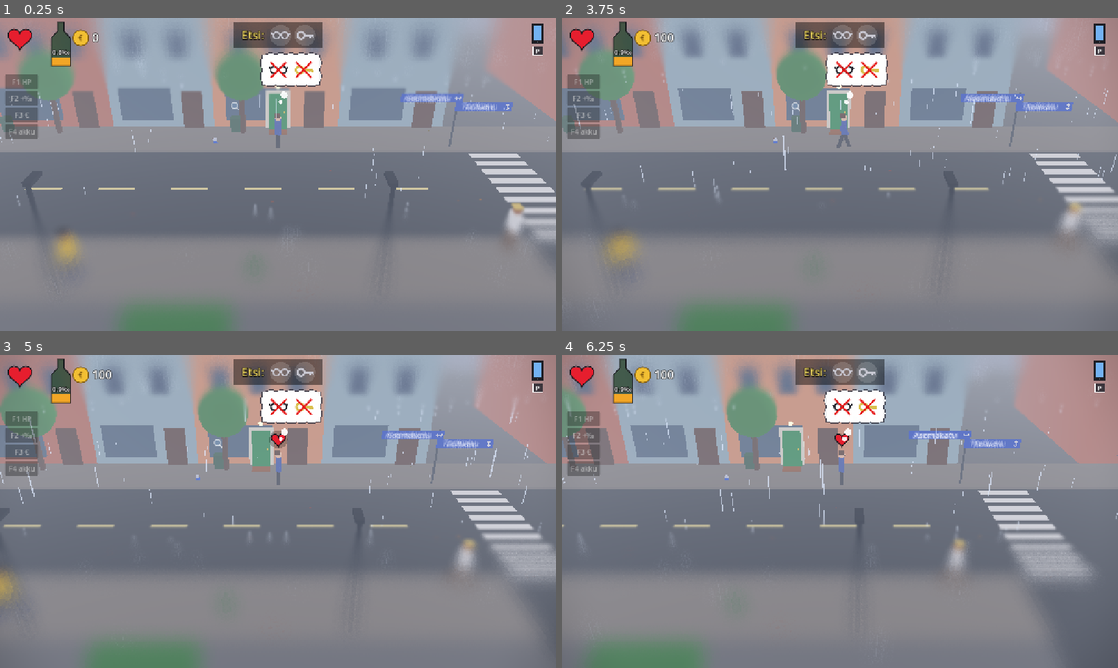
Above: before the commit, frames 1-4 (two rows, left to right).
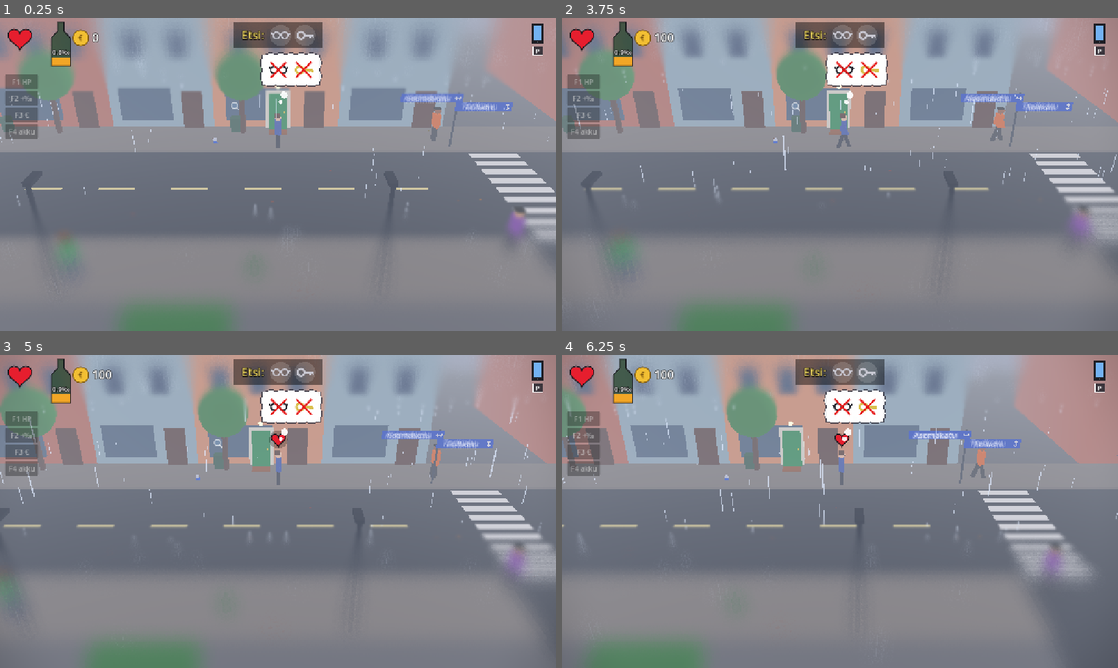
Above: after the commit, the same moments.

Repository: Ecculi/GoodMorningMoonshine
Game: Godot game, scene res://scenes/main.tscn
Same seed, same stepped clock (60 frames per second), same inputs: the game is played once before the commit and once after it.
Inputs (mouse positions are in pixels of both pictures, inside the frame that each line leads up to):
- Up to frame 1 (0.25 s): no input
- Up to frame 2 (3.75 s): click "F1 HP" at 0.5 s; click "F2 +‰" at 1.25 s; click "F3 €" at 2 s; click "F4 akku" at 2.75 s; tap Enter at 3.5 s; move the mouse to (962, 158) at 3.52 s; hold Right (move_right) from 3.53 s (still down); hold Space (action) from 3.53 s (still down); click (962, 158) at 3.67 s
- Up to frame 3 (5 s): release Right (move_right) at 4.25 s; release Space (action) at 4.25 s; drag from (166, 527) to (250, 574) at 4.27 s
- Up to frame 4 (6.25 s): move the mouse to (895, 442) at 5.02 s; hold Right (move_right) 5.03-5.75 s; tap Z at 5.1 s; drag from (812, 574) to (673, 464) at 5.77 s

The runs differ from the first frame. In frame 1, 0.8% of the frame differs, in the area x 9-95%, y 28-80%; in frame 2, 1.1%, in the area x 7-95%, y 28-80%; in frame 3, 0.9%; in frame 4, 0.7%.

Commit message:
Knocked out 2-4 times (per person), they stay out cold
Co-Authored-By: Claude Opus 5.5 <noreply@anthropic.com>
Claude-Session: https://claude.ai/code/session_014p1PeeGbmYxJmsVU4HYhz4

Diff:
--- a/scripts/npc.gd
+++ b/scripts/npc.gd
@@ -25,6 +25,10 @@
 const DAZE_TIME_MIN := 3.0
 const DAZE_TIME_MAX := 5.0
 var _ko_time := KO_TIME
+## Knocked out this many times; at _ko_limit (2-4, per person) they stay
+## out cold and don't get up any more.
+var _ko_count := 0
+var _ko_limit := 3
 ## True while out only briefly (thrown item): gets up and carries on.
 var _dazed := false
 const LEAVE_SPEED := 0.9
@@ -75,6 +79,7 @@
 	position = Vector3(x, 0, z)
 	dir = d
 	role = who
+	_ko_limit = rng.randi_range(2, 4)
 	speed = rng.randf_range(1.0, 1.6)
 	telegraphs = rng.randf() < 0.6
 	var skin: Color = SKINS[rng.randi() % SKINS.size()]
@@ -170,7 +175,9 @@
 			if _ragdoll != null:
 				var t: Vector3 = _ragdoll.torso_position()
 				position = Vector3(t.x, 0.0, clampf(t.z, -7.4, 5.2))
-			if _timer > _ko_time and _dazed:
+			if _ko_count >= _ko_limit:
+				pass  # out cold for good: stays down
+			elif _timer > _ko_time and _dazed:
 				# Came round after a thrown hit: back up and angry.
 				_dazed = false
 				_ko_time = KO_TIME
@@ -463,6 +470,7 @@
 func _knock_out(push := Vector3(0, 1.5, 0)) -> void:
 	state = S.KO
 	_timer = 0.0
+	_ko_count += 1
 	_mark.visible = false
 	model.raise_arm(false)
 	# Fall over as a rag doll.
Not shown, changed: DESIGN.md
